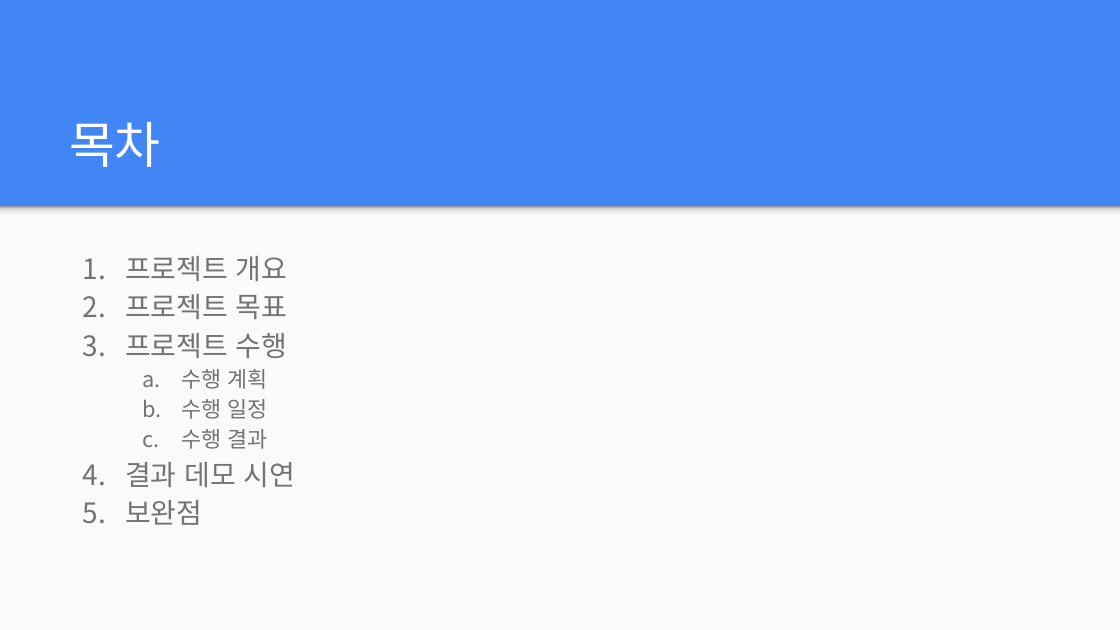
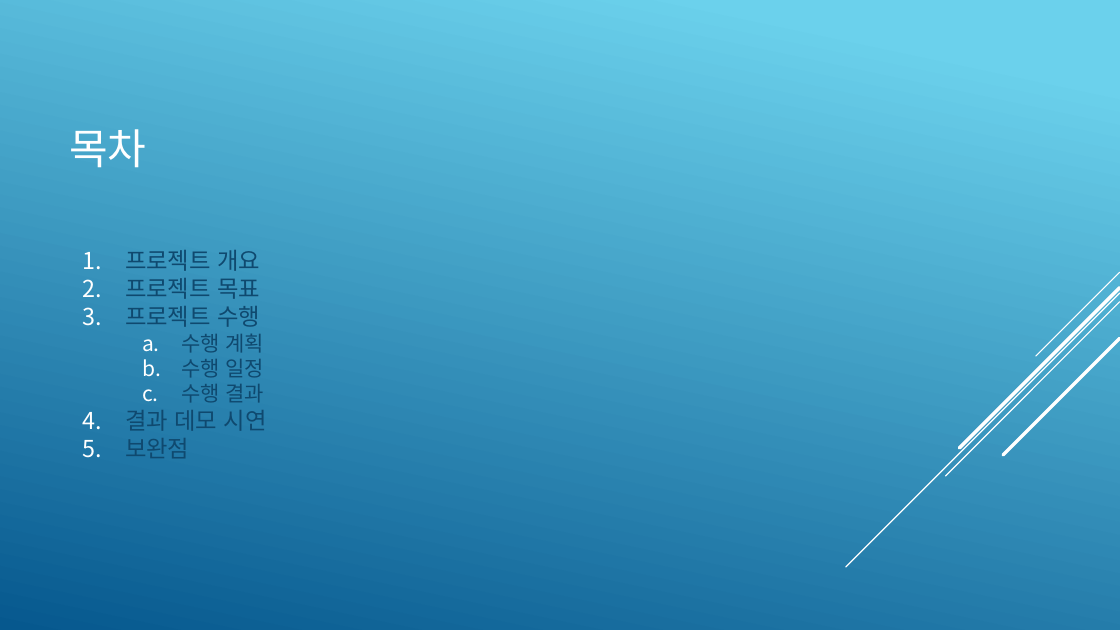
Before and after one commit to KimJeongHoon190/First_Project, a slide deck: slide 2 of 제출자료/최종 발표 프레젠테이션(김정훈).pptx. Drawn at 1120x630 pixels with LibreOffice and Linux fonts; fonts in the diff are those of the drawing. Boxes give left, top, right and bottom in pixels: in the first picture for what was removed or moved away, otherwise in the second. Text is boxed around its words. In the diff, an @@ line names an element or a change of style, - is before the commit and + after.

```diff
--- a/제출자료/최종 발표 프레젠테이션(김정훈).pptx
+++ b/제출자료/최종 발표 프레젠테이션(김정훈).pptx
@@ background #4285F4 to gradient #6ED2EB to #06588E @@
@@ title "목차" at (69,129,146,168): size 32 to 27 pt, font Roboto to TeX Gyre Adventor @@
@@ rectangle removed at (0,206,1120,629) @@
@@ rectangle removed at (0,206,1120,220) @@
@@ text "프로젝트 개요" at (125,250,267,458): size 18 to 15 pt in "프로젝트 개요", "프로젝트 목표", "프로젝트 수행", "결과 데모 시연" and 1 more places; font Roboto to TeX Gyre Adventor, text colour #737373 to #0F496F; size 14 to 13.5 pt in "수행 계획", "수행 일정", "수행 결과"; line spacing 1.15 to 1; bullet colour #737373 to #FFFFFF @@
@@ group added at (846,272,1120,567): 5 lines @@
```
Also in this commit, not shown: 1 other slide changed.
